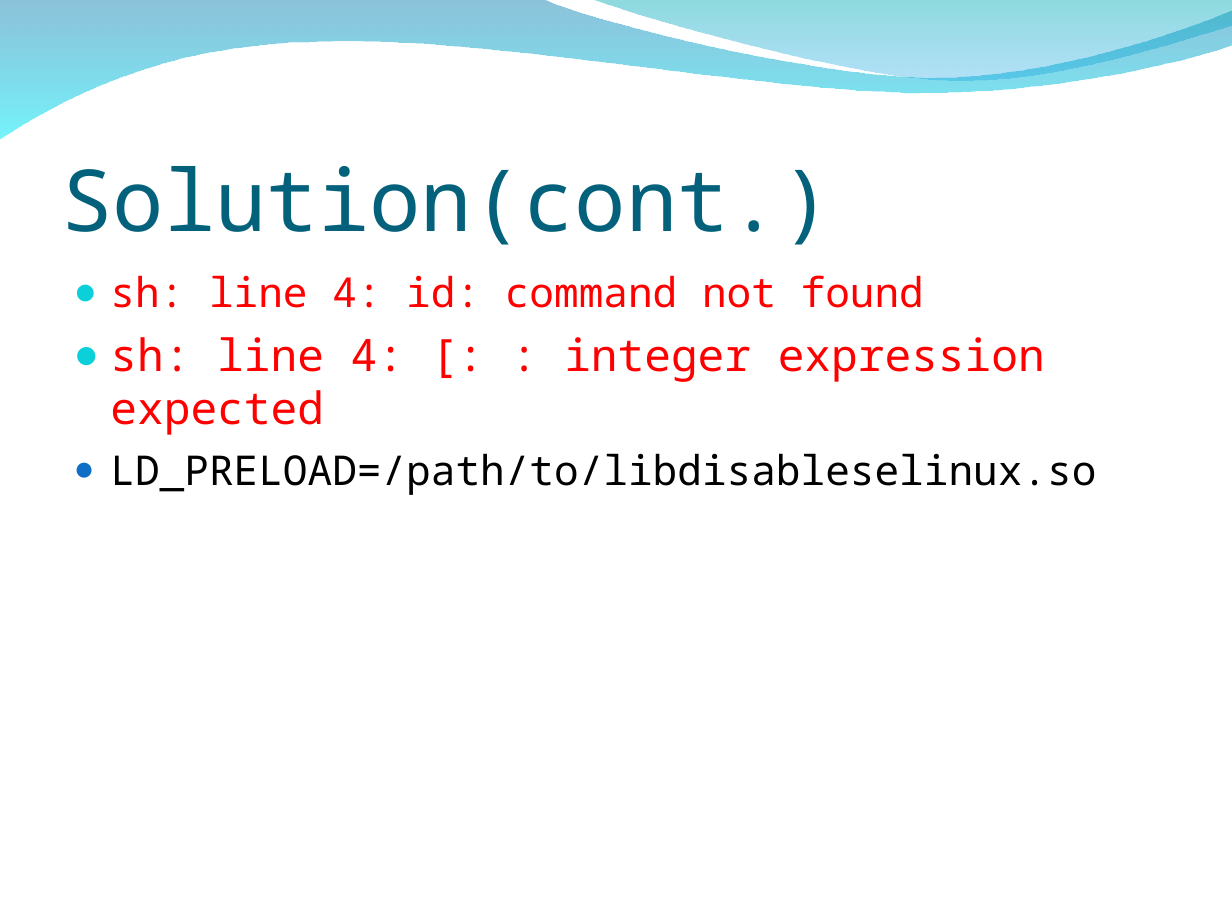
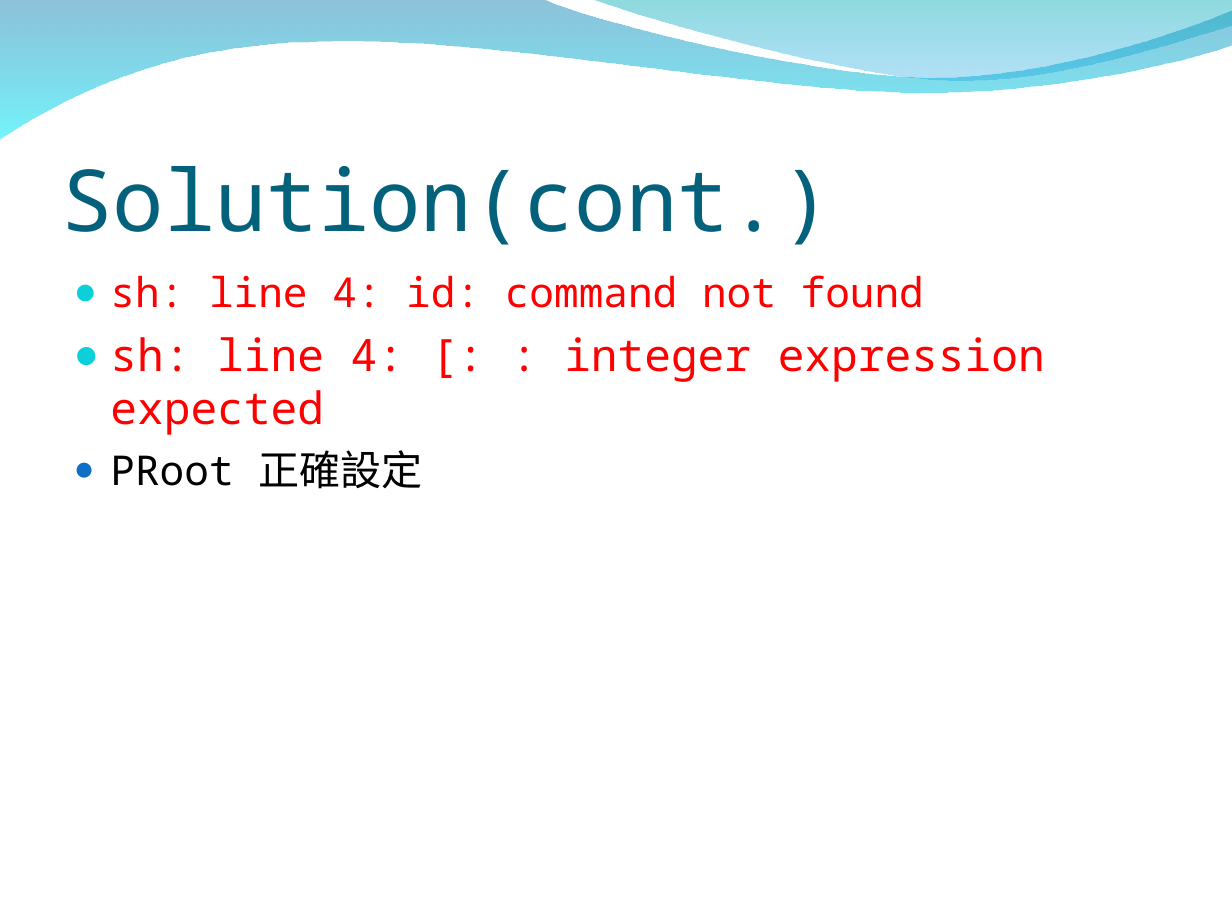
Before and after one commit to peter279k/regular_meeting, a slide deck: slide 30 of Proot.ppt (slide 26 before the commit). Drawn at 1232x924 pixels with LibreOffice and Linux fonts; fonts in the diff are those of the drawing; background and template pictures are left out. Boxes give left, top, right and bottom in pixels: in the first picture for what was removed or moved away, otherwise in the second. Text is boxed around its words. In the diff, an @@ line names an element or a change of style, - is before the commit and + after.

```diff
--- a/Proot.ppt
+++ b/Proot.ppt
@@ text at (x1=110, y1=450, x2=422, y2=489): text changed @@
-  ● LD_PRELOAD=/path/to/libdisableselinux.so
+  ● PRoot 正確設定
```
Also in this commit, not shown: 8 other slides changed, 9 slides added.
